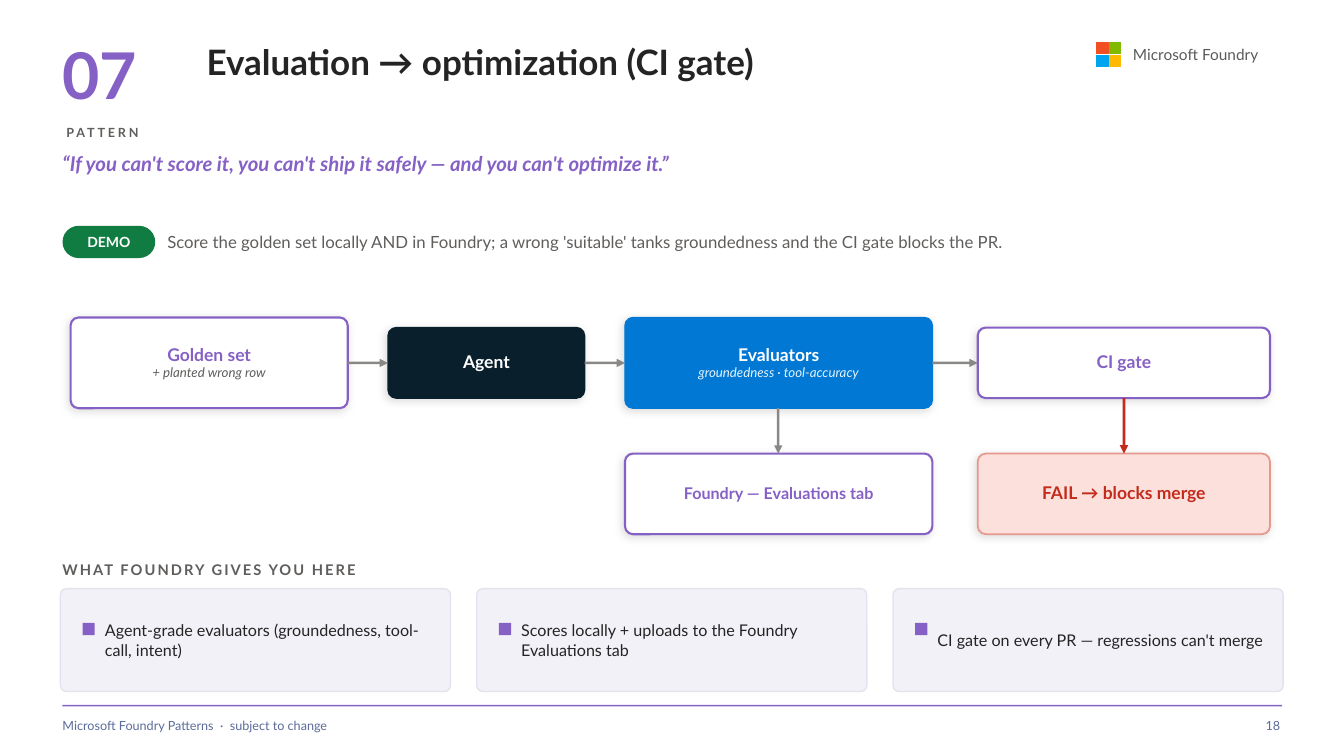
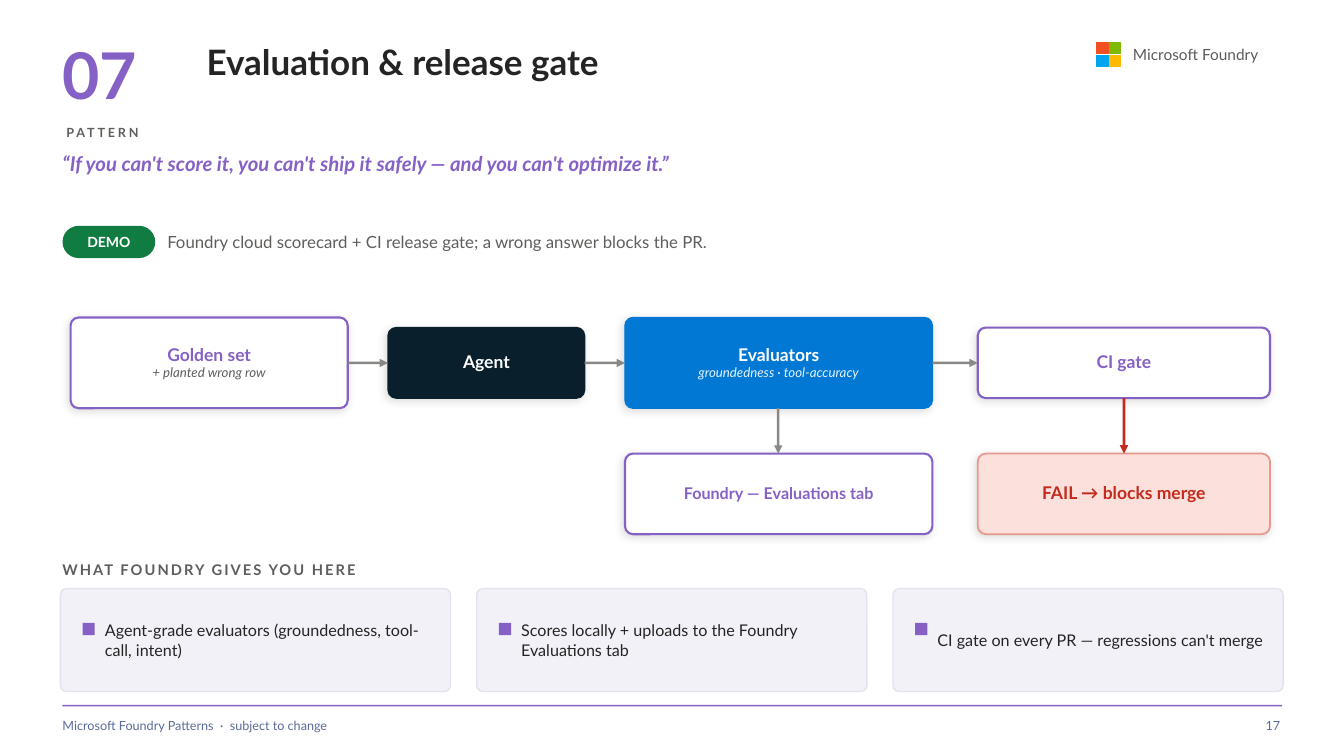
Before and after one commit to SridharArrabelly/foundry-pattern-library, a slide deck: slide 17 of foundry-patterns.pptx (slide 18 before the commit). Drawn at 1344x756 pixels with LibreOffice and Linux fonts; fonts in the diff are those of the drawing. Boxes give left, top, right and bottom in pixels: in the first picture for what was removed or moved away, otherwise in the second. Text is boxed around its words. In the diff, an @@ line names an element or a change of style, - is before the commit and + after.

```diff
--- a/foundry-patterns.pptx
+++ b/foundry-patterns.pptx
@@ text at (207,49,598,82): text changed @@
-Evaluation → optimization (CI gate)
+Evaluation & release gate
@@ text at (167,235,707,251): text changed @@
-Score the golden set locally AND in Foundry; a wrong 'suitable' tanks groundedness and the CI gate blocks the PR.
+Foundry cloud scorecard + CI release gate; a wrong answer blocks the PR.
@@ text at (1266,721,1281,730): text changed @@
-18
+17
```
Also in this commit, not shown: 14 other slides changed, 49 other files.
